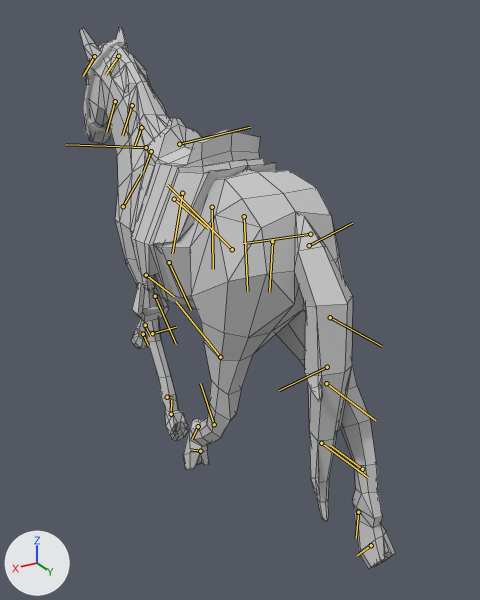
Before and after pictures for a commit that changed the FBX model Assets/Resources/Models/SyntyHorse HAP4.FBX.
Camera for both pictures: a camera (50 mm lens) standing at (1.34, 2.48, 2.1) and looking at (-0.14, 0.0, 0.86). Every picture has the same lights, and +X, +Y and +Z are marked at lower left. Both versions are drawn at frame 21 of the action 'Take 001'; the numbers are the values there. The bones that bend it are drawn over the model as lines. Mesh edges are drawn as thin lines on the coarser meshes.

Objects in the first picture: 'Horse', 'Horse_Reins', 'Horse_Saddle'.
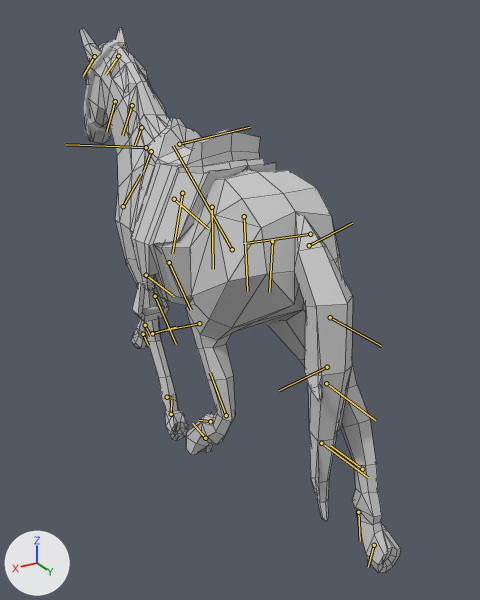
Changed parts and their boxes [x1, y1, x2, y2] in the pictures (480 x 600 px):
'Horse', posed: before [80, 27, 395, 569]; after [80, 27, 401, 573]
bone 'Bip001 L Thigh', root to tip: before (232, 249) to (167, 185); after (232, 249) to (173, 145)
bone 'Bip001 L Calf', root to tip: before (220, 357) to (176, 301); after (199, 323) to (166, 330)
bone 'Bip001 L HorseLink', root to tip: before (214, 424) to (200, 383); after (226, 415) to (210, 372)
bone 'Bip001 L Foot', root to tip: before (198, 426) to (192, 439); after (210, 421) to (198, 420)
bone 'Bip001 R Foot', root to tip: before (358, 512) to (356, 538); after (358, 512) to (360, 541)
bone 'Bip001 R Toe0', root to tip: before (371, 545) to (357, 555); after (374, 545) to (368, 567)

What changed in the scene script:
```text
Change bone_bip001_l_thigh:
    where bone_bip001_l_thigh = bpy.data.objects['Bip001'].pose.bones['Bip001 L Thigh']  # child of 'Bip001 Spine'
    bone_bip001_l_thigh.rotation_quaternion: (0.987, 0.0, 0.002, 0.162) -> (0.94, 0.0, 0.0, 0.341)  # degrees (0, 0, 19) -> degrees (0, 0, 40)
Change bone_bip001_l_calf:
    where bone_bip001_l_calf = bpy.data.objects['Bip001'].pose.bones['Bip001 L Calf']  # child of 'Bip001 L Thigh'
    bone_bip001_l_calf.rotation_quaternion: (0.993, 0.0, 0.0, 0.119) -> (0.909, 0.0, 0.0, -0.416)  # degrees (0, 0, 14) -> degrees (0, 0, -49)
Change bone_bip001_l_horselink:
    where bone_bip001_l_horselink = bpy.data.objects['Bip001'].pose.bones['Bip001 L HorseLink']  # child of 'Bip001 L Calf'
    bone_bip001_l_horselink.rotation_quaternion: (0.987, 0.0, 0.0, 0.162) -> (0.889, 0.0, 0.0, 0.457)  # degrees (0, 0, 19) -> degrees (0, 0, 54)
Change bone_bip001_l_foot:
    where bone_bip001_l_foot = bpy.data.objects['Bip001'].pose.bones['Bip001 L Foot']  # child of 'Bip001 L HorseLink'
    bone_bip001_l_foot.rotation_quaternion: (0.876, 0.016, 0.015, -0.482) -> (0.986, 0.016, 0.011, -0.168)  # degrees (1, 2, -58) -> degrees (2, 2, -19)
Change bone_bip001_r_foot:
    where bone_bip001_r_foot = bpy.data.objects['Bip001'].pose.bones['Bip001 R Foot']  # child of 'Bip001 R HorseLink'
    bone_bip001_r_foot.rotation_quaternion: (0.97, 0.002, 0.004, -0.241) -> (0.947, 0.001, 0.004, -0.322)  # degrees (0, 1, -28) -> degrees (0, 1, -38)
Change bone_bip001_r_toe0:
    where bone_bip001_r_toe0 = bpy.data.objects['Bip001'].pose.bones['Bip001 R Toe0']  # child of 'Bip001 R Foot'
    bone_bip001_r_toe0.rotation_quaternion: (0.983, 0.0, 0.0, -0.181) -> (0.953, 0.0, 0.0, -0.301)  # degrees (0, 0, -21) -> degrees (0, 0, -35)
```
